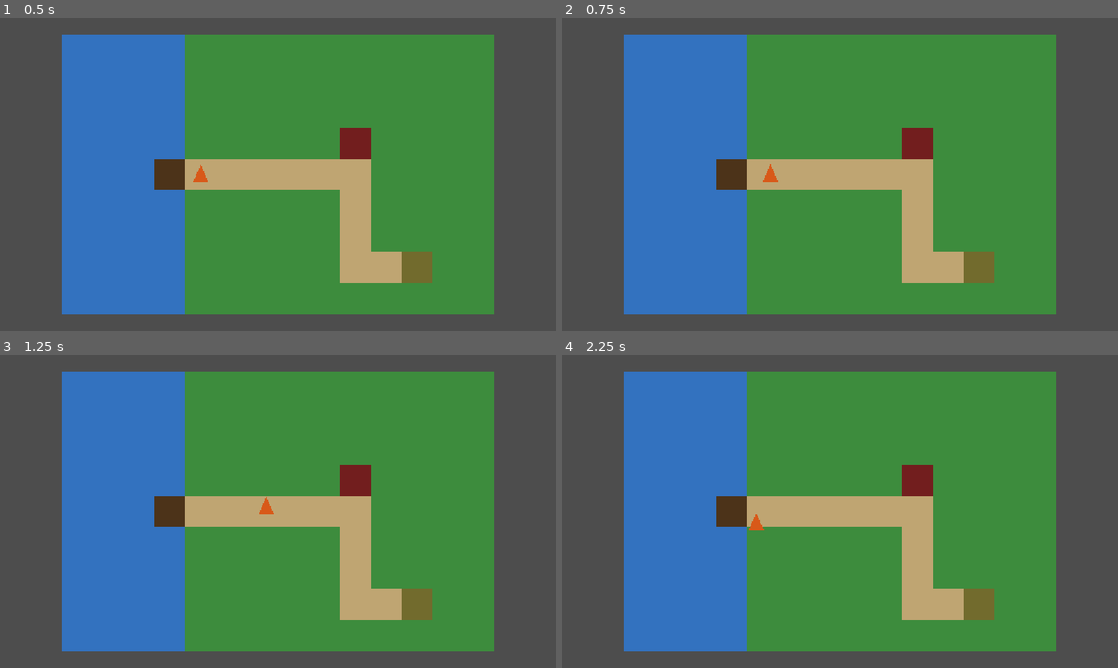
Above: before the commit, frames 1-4 (two rows, left to right).
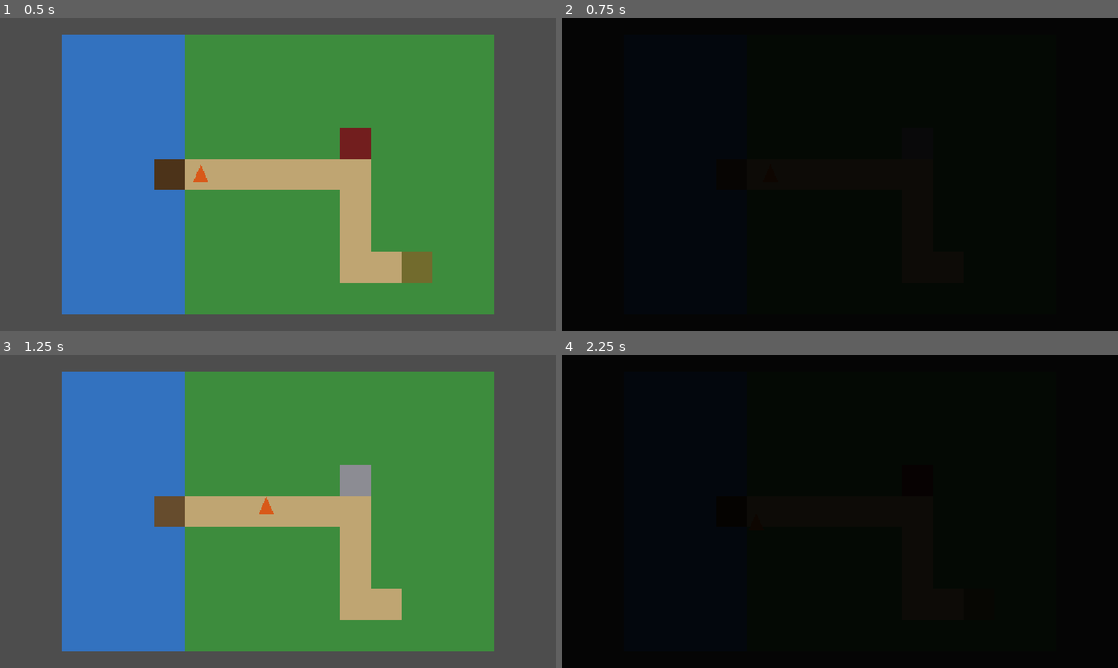
Above: after the commit, the same moments.

Repository: AtlasInMind/norse-game
Game: Godot game, scene res://scenes/vertical_slice_location.tscn
The game is run twice, just before and just after one commit, with the same random seed, the same clock (stepped at 60 frames per second) and the same inputs.
Inputs (mouse positions are in pixels of both pictures, inside the frame that each line leads up to):
- Up to frame 1 (0.5 s): no input
- Up to frame 2 (0.75 s): tap Enter at 0.5 s; move the mouse to (962, 158) at 0.52 s; tap E at 0.6 s; click (962, 158) at 0.67 s
- Up to frame 3 (1.25 s): no input
- Up to frame 4 (2.25 s): drag from (728, 527) to (812, 574) at 1.27 s; move the mouse to (895, 442) at 2.02 s; tap E at 2.1 s; click (895, 442) at 2.17 s

Frame 1 is identical in both runs. In frame 2, 100% of the frame differs, in the area x 0-100%, y 0-100%; in frame 3, 1.7%; in frame 4, 100%.

Commit message:
Implementer umiddelbar tidslagsbytte med kort blend-overgang
Følger dual_timeline_design.md punkt 2: bytte skjer via den eksisterende
CurrentEra-tilstanden (ingen sceneomlasting/lasteskjerm), ledsaget av en
kort fargetone-overgang framfor et hakkete, umiddelbart hopp.

- era_transition_controller.gd (nytt autoload EraTransitionController):
  lytter etter E-tastetrykk, tonér en fullskjerm ColorRect-overlay til
  svart over 0,125s, bytter CurrentEra midt i (mens skjermen er dekket,
  så selve byttet er usynlig), toner tilbake over 0,125s — 0,25s totalt,
  innenfor de anbefalte 0,2-0,3 sekundene.
- Tastatur valgt framfor klikk siden venstreklikk allerede er
  spillerbevegelse (issue #6); museknapp ville gitt utilsiktet
  tidslagsbytte ved hver bevegelseskommando.
- _is_transitioning-vakt hindrer at et nytt tastetrykk starter en ny
  overgang midt i en pågående.

Verifisert (midlertidig testoppsett, fjernet før commit): tidslaget
bytter faktisk midtveis i overgangen, spillerens posisjon er identisk
før/etter, og lag-synligheten samsvarer alltid med CurrentEra.

Gjennomgått av en uavhengig agent uten kontekst fra denne økten før
push — ingen funn.

Closes #7.

Diff:
--- a/game/project.godot
+++ b/game/project.godot
@@ -18,6 +18,7 @@
 [autoload]
 
 CurrentEra="*res://scripts/era_state.gd"
+EraTransitionController="*res://scripts/era_transition_controller.gd"
 
 [rendering]
 
--- /dev/null
+++ b/game/scripts/era_transition_controller.gd
@@ -0,0 +1,45 @@
+extends CanvasLayer
+
+## Global (autoload) gest + overgangseffekt for tidslagsbytte, jf.
+## docs/research/dual_timeline_design.md punkt 2: bytte skjer via
+## CurrentEra-tilstanden (ingen sceneomlasting/lasteskjerm), ledsaget av en
+## kort fargetone-/blend-overgang framfor et hakkete, umiddelbart hopp.
+## Ligger som egen autoload (ikke i era_state.gd) siden dette er
+## presentasjon+input, ikke selve tidslags-tilstanden.
+
+## Halve overgangen (skjerm mørkner, så lysner igjen) — til sammen ca. 0,25s,
+## innenfor de anbefalte 0,2-0,3 sekundene.
+const FADE_DURATION := 0.125
+
+var _overlay: ColorRect
+var _is_transitioning := false
+
+
+func _ready() -> void:
+	layer = 100
+	_overlay = ColorRect.new()
+	_overlay.color = Color(0, 0, 0, 0)
+	_overlay.mouse_filter = Control.MOUSE_FILTER_IGNORE
+	_overlay.set_anchors_preset(Control.PRESET_FULL_RECT)
+	add_child(_overlay)
+
+
+func _unhandled_input(event: InputEvent) -> void:
+	if _is_transitioning:
+		return
+	if event is InputEventKey and event.pressed and not event.echo and event.keycode == KEY_E:
+		_toggle_era()
+
+
+func _toggle_era() -> void:
+	_is_transitioning = true
+	var tween := create_tween()
+	tween.tween_property(_overlay, "color:a", 1.0, FADE_DURATION)
+	tween.tween_callback(_flip_era)
+	tween.tween_property(_overlay, "color:a", 0.0, FADE_DURATION)
+	tween.tween_callback(func() -> void: _is_transitioning = false)
+
+
+func _flip_era() -> void:
+	var next_era := Era.Type.MODERN if CurrentEra.current_era == Era.Type.VIKING_AGE else Era.Type.VIKING_AGE
+	CurrentEra.set_era(next_era)
Not shown, added: game/scripts/era_transition_controller.gd.uid
